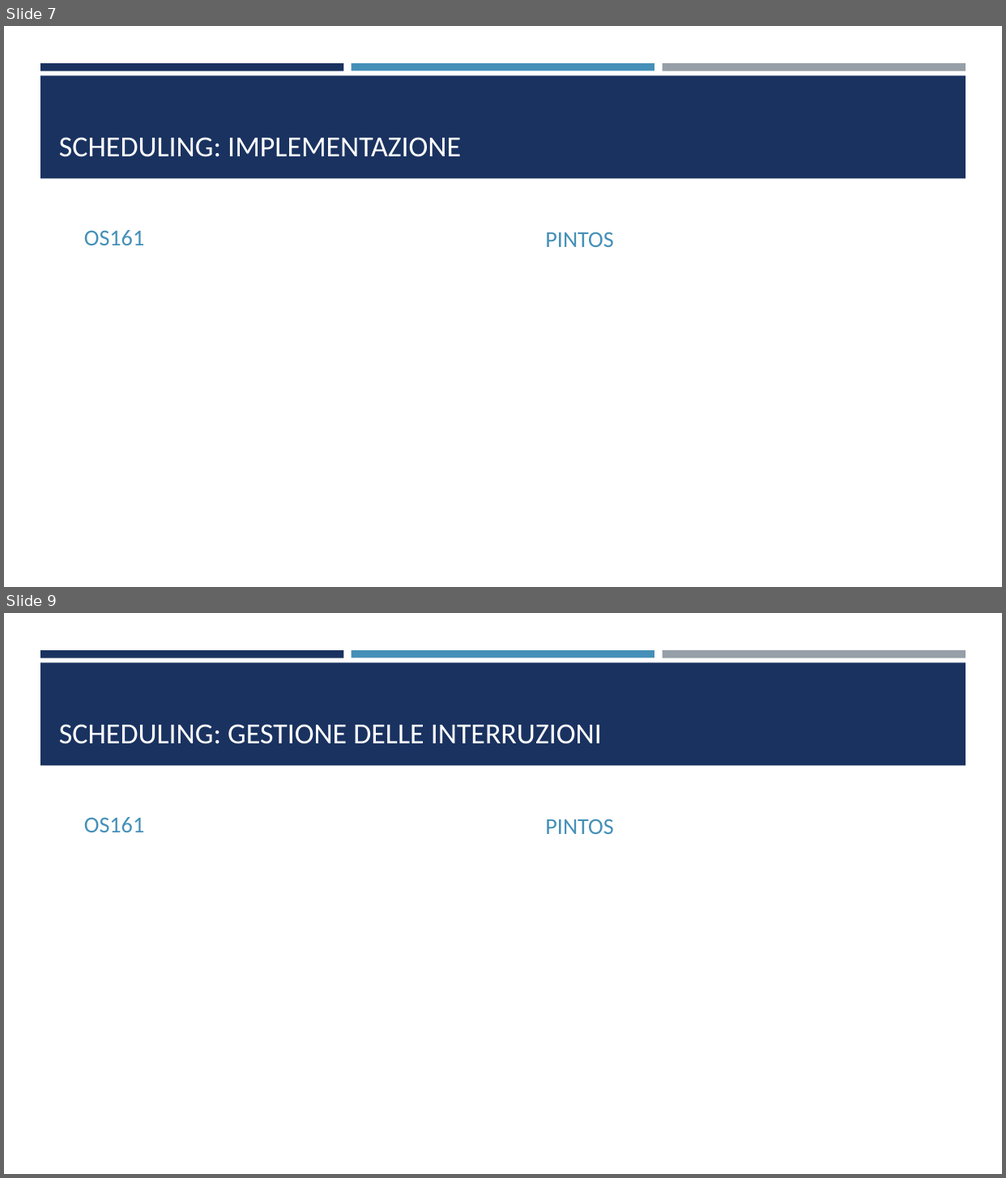
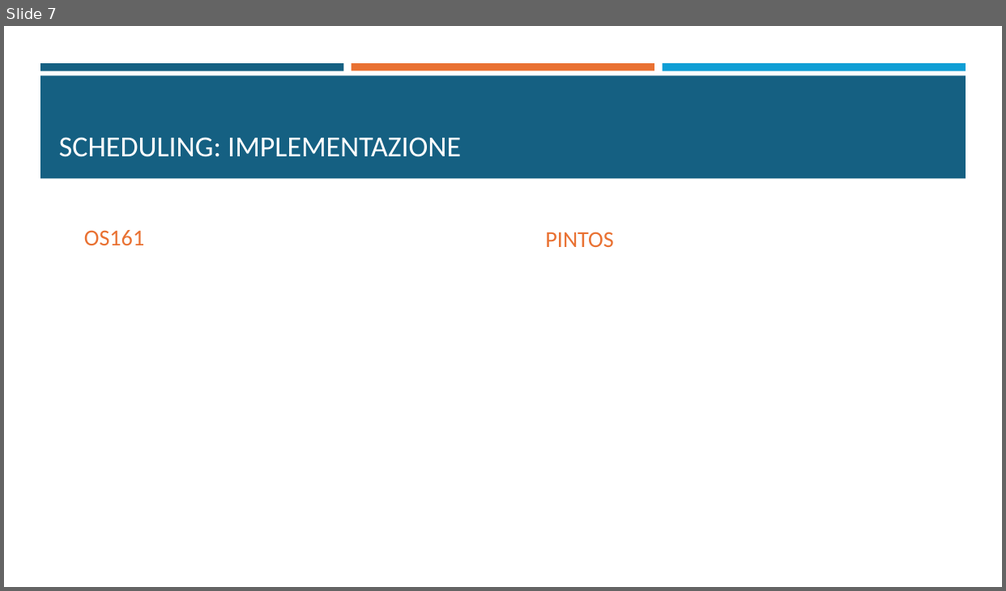
Before and after one commit to fraancyM/PintOS, a slide deck: Progetto_SO.pptx. Shown one above the other, each under a label of ours: slides 7 and 9 before the commit, slide 7 after it; the slides between them are not shown. The pictures are 1006x1178 and 1006x591 pixels, drawn with LibreOffice and Linux fonts; fonts in the diff are those of the drawing. Boxes give left, top, right and bottom in pixels: in the first picture for what was removed or moved away, otherwise in the second. Text is boxed around its words. In the diff, an @@ line names an element or a change of style, - is before the commit and + after.

```diff
--- a/Progetto_SO.pptx
+++ b/Progetto_SO.pptx
@@ slide 9 removed at box(4, 613, 1002, 1174), background #FFFFFF; not listed: 4 template elements that a slide beside it also shows @@
@@ title removed at box(59, 724, 602, 744) @@
-SCHEDULING: GESTIONE DELLE INTERRUZIONI
@@ text removed at box(84, 817, 144, 833) @@
-OS161
@@ text removed at box(545, 819, 613, 834) @@
-PINTOS
@@ slide 7 changed as well @@
@@ rectangle at box(40, 63, 344, 71): fill #1A3260 to #156082 @@
@@ rectangle at box(351, 63, 654, 71): fill #4590B8 to #E97132 @@
@@ rectangle at box(662, 63, 965, 71): fill #969FA7 to #0F9ED5 @@
@@ rectangle at box(40, 75, 966, 179): fill #1A3260 to #156082 @@
@@ text "OS161" at box(84, 230, 144, 246): text colour #4590B8 to #E97132 @@
@@ text "PINTOS" at box(545, 232, 613, 247): text colour #4590B8 to #E97132 @@
```
Also in this commit, not shown: 6 other slides changed, 2 slides added, 9 other slides removed.
